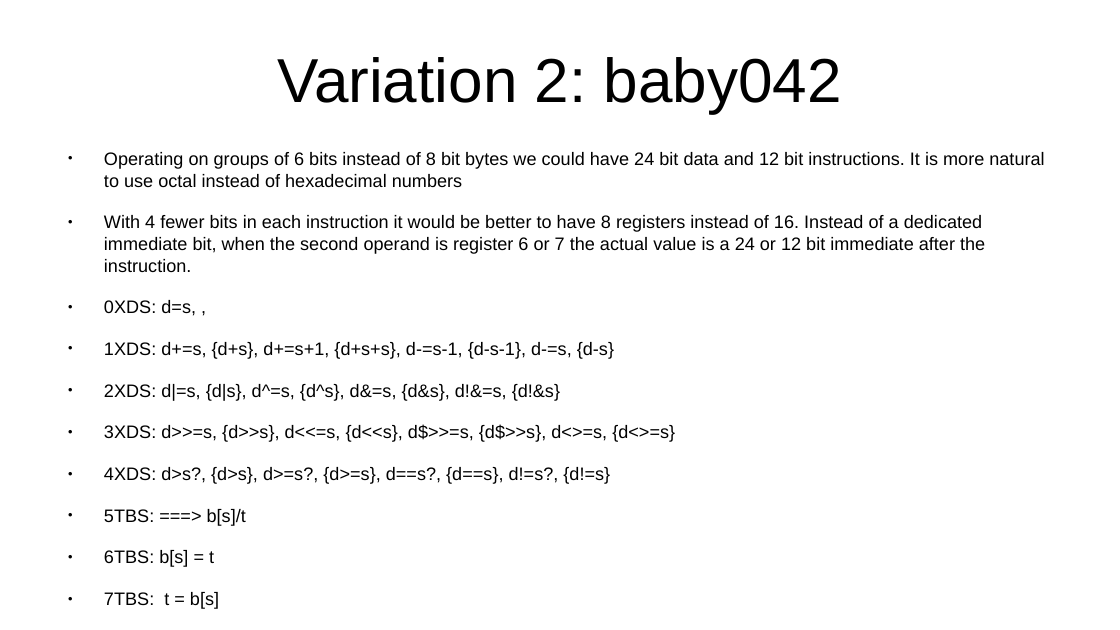
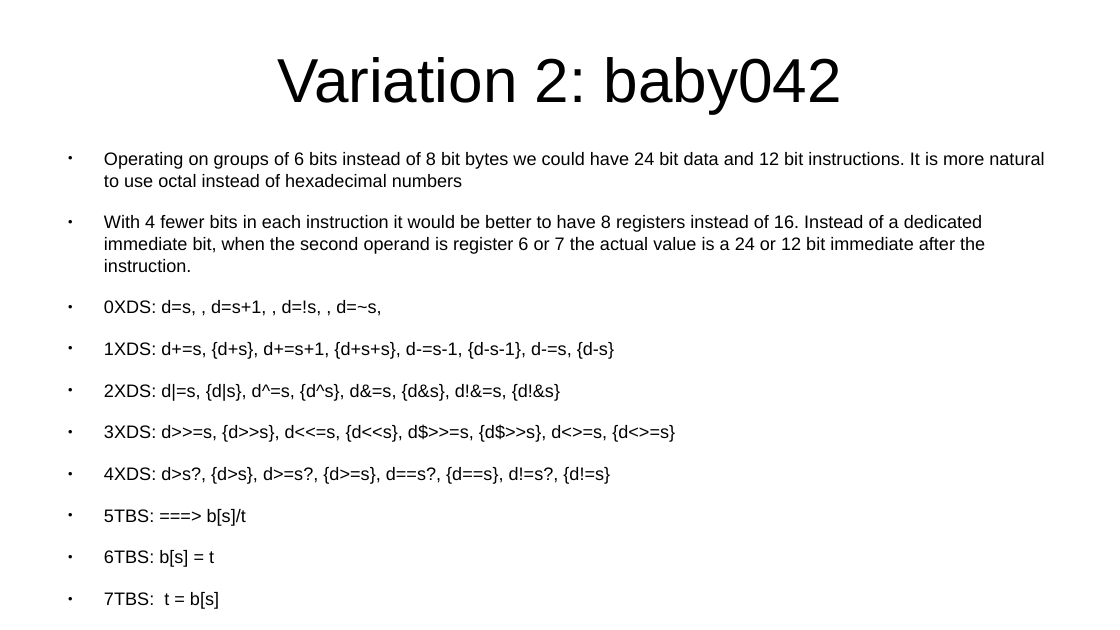
Before and after one commit to jeceljr/baby42, a slide deck: slide 35 of doc/baby42_slides.odp. Drawn at 1120x630 pixels with LibreOffice and Linux fonts; fonts in the diff are those of the drawing. Boxes give left, top, right and bottom in pixels: in the first picture for what was removed or moved away, otherwise in the second. Text is boxed around its words. In the diff, an @@ line names an element or a change of style, - is before the commit and + after.

Commit message:
add missing move in baby042

```diff
--- a/doc/baby42_slides.odp
+++ b/doc/baby42_slides.odp
@@ text at bbox=[104, 300, 381, 316]: text changed @@
-● 0XDS: d=s, ,
+● 0XDS: d=s, , d=s+1, , d=!s, , d=~s,
```
Also in this commit, not shown: 1 other file.
